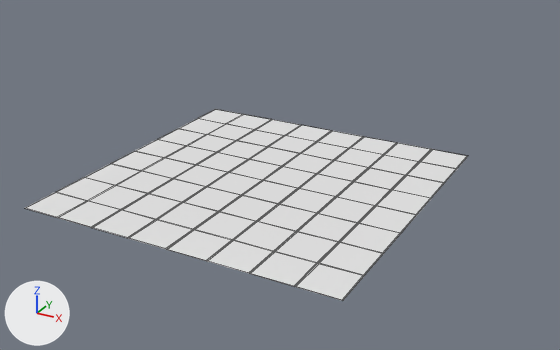
The FBX model VJ unity/Assets/Mesh/plane.fbx as it was, and as the next commit left it.
One viewpoint serves both versions: a 50 mm lens placed at (67.2, -114.1, 58.8), pointed at (-7.2, 21.2, -8.8). Every picture has the same lights, and +X, +Y and +Z are marked at lower left. Mesh edges are drawn as thin lines. Where no turn or scale is listed for an object, it has been applied to the vertices.
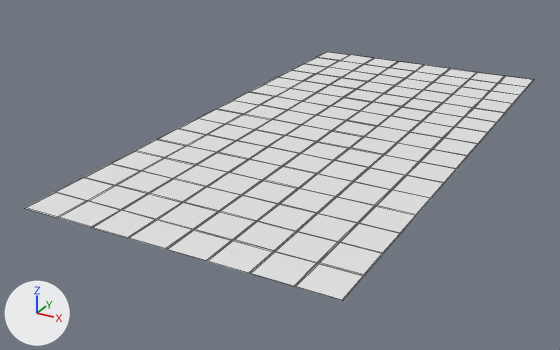
The newer file is also rescaled (x0.833), turned or shifted as a whole; pictures and numbers use the older file's frame.

What differs and where, as boxes [x1, y1, x2, y2] in the pictures (560 x 350 px):
'Plane', reshaped (15% wider, 30% taller)
    before: [26, 109, 468, 300]
    after: [26, 52, 534, 300]
part 1 of me_plane_013, added
    after: [217, 52, 534, 156]

The change, as a diff of the scene's bpy script:
```diff
--- a/VJ unity/Assets/Mesh/plane.fbx.py
+++ b/VJ unity/Assets/Mesh/plane.fbx.py
@@ me_plane_013 @@
 # used by ob_plane; location = (0.9, 30.0, 0.0)
-me_plane_013.from_pydata(...)  # 337 vertices, 320 faces; spans x -30.0..30.0, y -60.0..0.0, z 0.0
+me_plane_013.from_pydata(...)  # 665 vertices, 640 faces; spans x -30.0..30.0, y -60.0..60.0, z 0.0
+# me_plane_013 part 1: 328 vertices added at x -30.0..30.0, y 0.2..60.0, z 0.0
 me_plane_013.materials.append(mat_trans)
```
